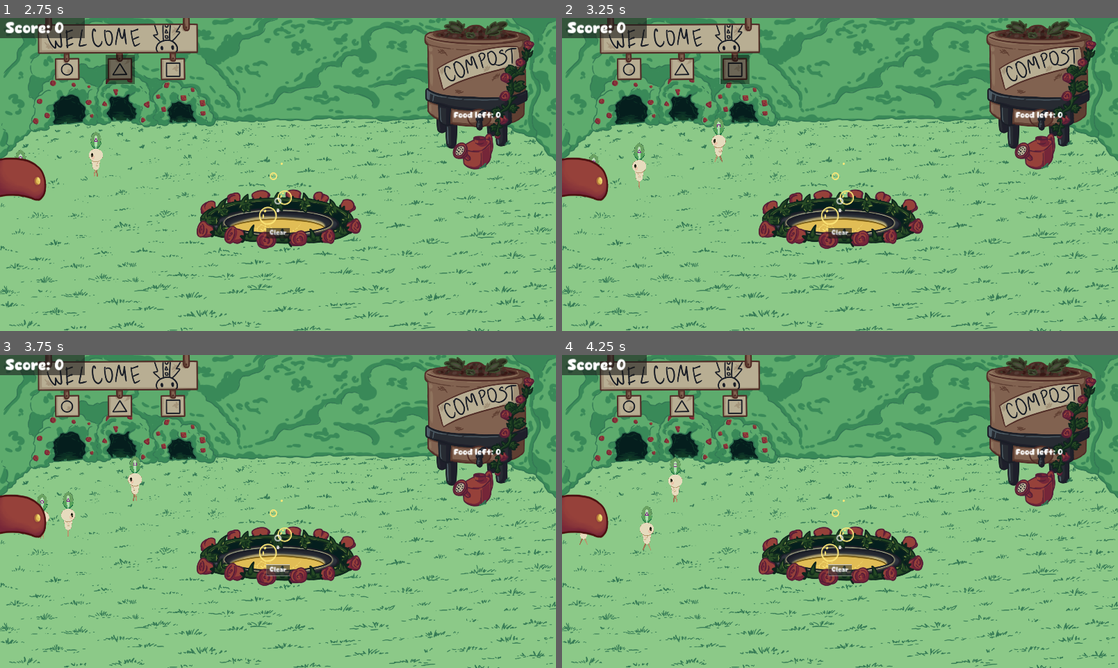
Above: before the commit, frames 1-4 (two rows, left to right).
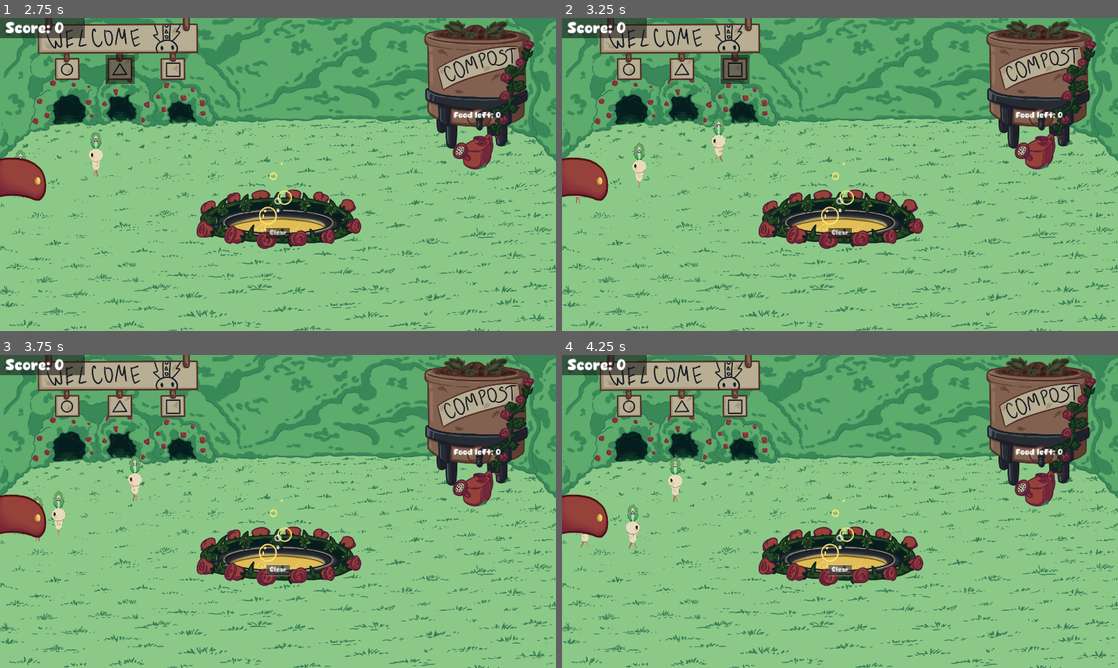
Above: after the commit, the same moments.

Repository: BoopEnthusiast/Cozy-Spring-Jam-2024
Game: Godot game, scene res://scenes/main_menu_screen.tscn
The game is run twice, just before and just after one commit, with the same random seed, the same clock (stepped at 60 frames per second) and the same inputs. Sound files missing from this copy of the repository are replaced by a short silence.
Inputs (mouse positions are in pixels of both pictures, inside the frame that each line leads up to):
- Up to frame 1 (2.75 s): click "Play" at 0.5 s; click (66, 68) at 1.25 s; click (122, 68) at 2 s
- Up to frame 2 (3.25 s): click (734, 68) at 2.75 s
- Up to frame 3 (3.75 s): click "Clear" at 3.5 s
- Up to frame 4 (4.25 s): no input

Frame 1 is identical in both runs. In frame 2, less than 0.1% of the frame differs, in the area x 2-7%, y 43-60%; in frame 3, 0.5%, in the area x 6-14%, y 43-60%; in frame 4, 0.4%.

Commit message:
nvm

Diff:
--- a/scenes/main.tscn
+++ b/scenes/main.tscn
@@ -90,8 +90,4 @@
 stream = ExtResource("10_fyh3d")
 volume_db = -12.0
 
-[node name="Walls2" parent="." instance=ExtResource("2_ovlks")]
-position = Vector2(3889, 2896)
-rotation = 3.14159
-
 [connection signal="finished" from="AudioStreamPlayer" to="." method="_on_audio_stream_player_finished"]
